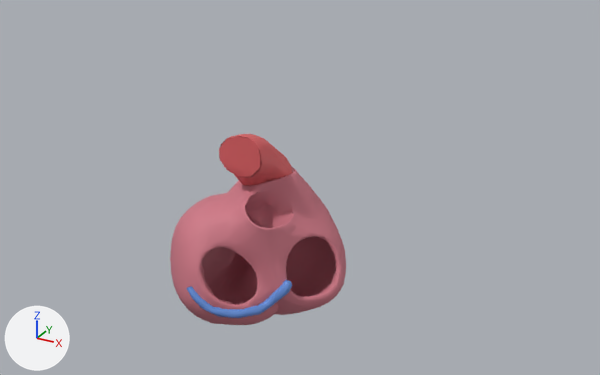
What one commit did to the glTF model data/additional_circulatory_lod2.glb.
Camera for both pictures: a camera (50 mm lens) standing at (19.9, -33.1, 66.3) and looking at (0.1, 2.9, 48.3). Arrows for +X, +Y and +Z are at lower left; the lights stay in place. The older version comes first.

Names of what the first picture shows: 'FJ2428', 'FJ2655', 'FJ2966'.
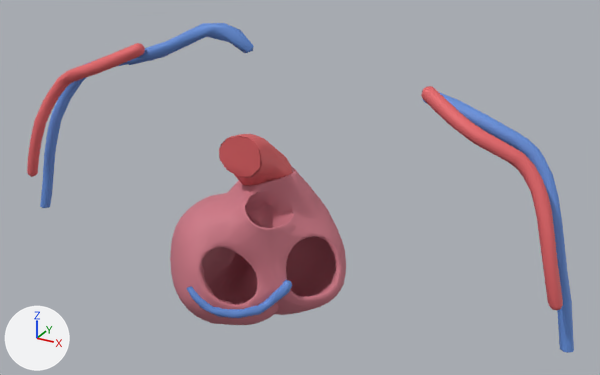
Where the change shows, as pixel boxes [x1, y1, x2, y2] in the pictures (600 x 375 px):
'FJ2268', added
    after: [421, 86, 563, 310]
'FJ2269', added
    after: [423, 92, 574, 353]
'FJ2216', added
    after: [27, 43, 145, 177]
'FJ3486', added (blue)
    after: [127, 23, 254, 65]
'FJ2217', added
    after: [40, 59, 154, 208]

The change in detail:
Mesh me_fj2269 is new.
It has 204 vertices, 385 faces and spans x 7.42..15.65, y -0.93..1.44, z 45.12..55.35.
It uses material mat_vein (blue #6590dd).
Mesh me_fj2268 is new.
It has 166 vertices, 328 faces and spans x 7.63..15.08, y -2.07..0.57, z 47.65..55.83.
It uses material mat_artery (red #e56569).
Mesh me_fj3486 is new.
It has 54 vertices, 78 faces and spans x -9.48..-1.98, y 0.45..2.05, z 54.35..57.16.
It uses material mat_vein (blue #6590dd).
Mesh me_fj2217 is new.
It has 200 vertices, 379 faces and spans x -15.78..-7.56, y -0.94..1.44, z 45.12..55.36.
It uses material mat_vein (blue #6590dd).
Mesh me_fj2216 is new.
It has 163 vertices, 322 faces and spans x -15.21..-7.76, y -2.07..0.56, z 47.65..55.83.
It uses material mat_artery (red #e56569).
Object 'FJ2269' (ob_fj2269) is new; it shows me_fj2269.
Its location is (0.0, 0.0, 0.0).
Object 'FJ2268' (ob_fj2268) is new; it shows me_fj2268.
Its location is (0.0, 0.0, 0.0).
Object 'FJ3486' (ob_fj3486) is new; it shows me_fj3486.
Its location is (0.0, 0.0, 0.0).
Object 'FJ2217' (ob_fj2217) is new; it shows me_fj2217.
Its location is (0.0, 0.0, 0.0).
Object 'FJ2216' (ob_fj2216) is new; it shows me_fj2216.
Its location is (0.0, 0.0, 0.0).
